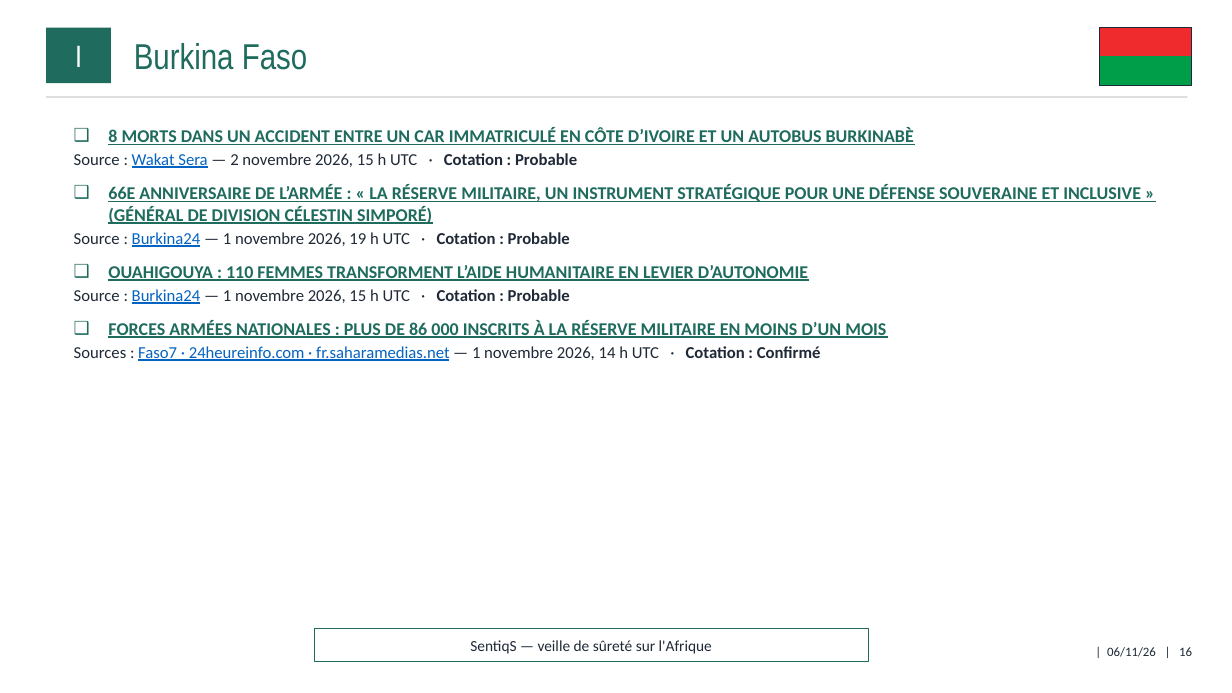
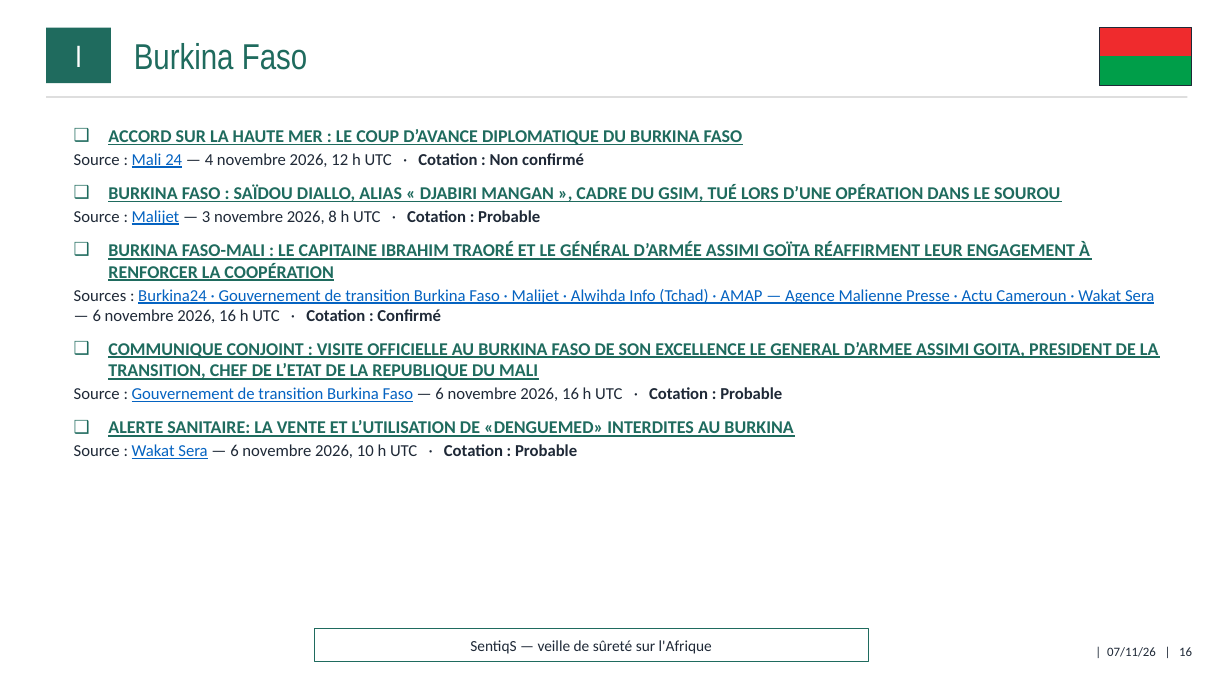
Before and after one commit to ytl1-ops/SentiqS, a slide deck: slide 16 of web/rapports/mensuel/2026-11.pptx. Drawn at 1232x693 pixels with LibreOffice and Linux fonts; fonts in the diff are those of the drawing. Boxes give left, top, right and bottom in pixels: in the first picture for what was removed or moved away, otherwise in the second. Text is boxed around its words. In the diff, an @@ line names an element or a change of style, - is before the commit and + after.

```diff
--- a/web/rapports/mensuel/2026-11.pptx
+++ b/web/rapports/mensuel/2026-11.pptx
@@ text at (74, 129, 1158, 459): text changed @@
-❑ 8 MORTS DANS UN ACCIDENT ENTRE UN CAR IMMATRICULÉ EN CÔTE D’IVOIRE ET UN AUTOBUS BURKINABÈ
-  ▪ Source : Wakat Sera — 2 novembre 2026, 15 h UTC · Cotation : Probable
-❑ 66E ANNIVERSAIRE DE L’ARMÉE : « LA RÉSERVE MILITAIRE, UN INSTRUMENT STRATÉGIQUE POUR UNE DÉFENSE SOUVERAINE ET INCLUSIVE » (GÉNÉRAL DE DIVISION CÉLESTIN SIMPORÉ)
-  ▪ Source : Burkina24 — 1 novembre 2026, 19 h UTC · Cotation : Probable
-❑ OUAHIGOUYA : 110 FEMMES TRANSFORMENT L’AIDE HUMANITAIRE EN LEVIER D’AUTONOMIE
-  ▪ Source : Burkina24 — 1 novembre 2026, 15 h UTC · Cotation : Probable
-❑ FORCES ARMÉES NATIONALES : PLUS DE 86 000 INSCRITS À LA RÉSERVE MILITAIRE EN MOINS D’UN MOIS
-  ▪ Sources : Faso7 · 24heureinfo.com · fr.saharamedias.net — 1 novembre 2026, 14 h UTC · Cotation : Confirmé
+❑ ACCORD SUR LA HAUTE MER : LE COUP D’AVANCE DIPLOMATIQUE DU BURKINA FASO
+  ▪ Source : Mali 24 — 4 novembre 2026, 12 h UTC · Cotation : Non confirmé
+❑ BURKINA FASO : SAÏDOU DIALLO, ALIAS « DJABIRI MANGAN », CADRE DU GSIM, TUÉ LORS D’UNE OPÉRATION DANS LE SOUROU
+  ▪ Source : Malijet — 3 novembre 2026, 8 h UTC · Cotation : Probable
+❑ BURKINA FASO-MALI : LE CAPITAINE IBRAHIM TRAORÉ ET LE GÉNÉRAL D’ARMÉE ASSIMI GOÏTA RÉAFFIRMENT LEUR ENGAGEMENT À RENFORCER LA COOPÉRATION
+  ▪ Sources : Burkina24 · Gouvernement de transition Burkina Faso · Malijet · Alwihda Info (Tchad) · AMAP — Agence Malienne Presse · Actu Cameroun · Wakat Sera — 6 novembre 2026, 16 h UTC · Cotation : Confirmé
+❑ COMMUNIQUE CONJOINT : VISITE OFFICIELLE AU BURKINA FASO DE SON EXCELLENCE LE GENERAL D’ARMEE ASSIMI GOITA, PRESIDENT DE LA TRANSITION, CHEF DE L’ETAT DE LA REPUBLIQUE DU MALI
+  ▪ Source : Gouvernement de transition Burkina Faso — 6 novembre 2026, 16 h UTC · Cotation : Probable
+❑ ALERTE SANITAIRE: LA VENTE ET L’UTILISATION DE «DENGUEMED» INTERDITES AU BURKINA
+  ▪ Source : Wakat Sera — 6 novembre 2026, 10 h UTC · Cotation : Probable
@@ text at (1107, 647, 1192, 657): text changed @@
-| 06/11/26 | 16
+| 07/11/26 | 16
```
Also in this commit, not shown: 38 other slides changed, 2 slides added, 10 other files.
